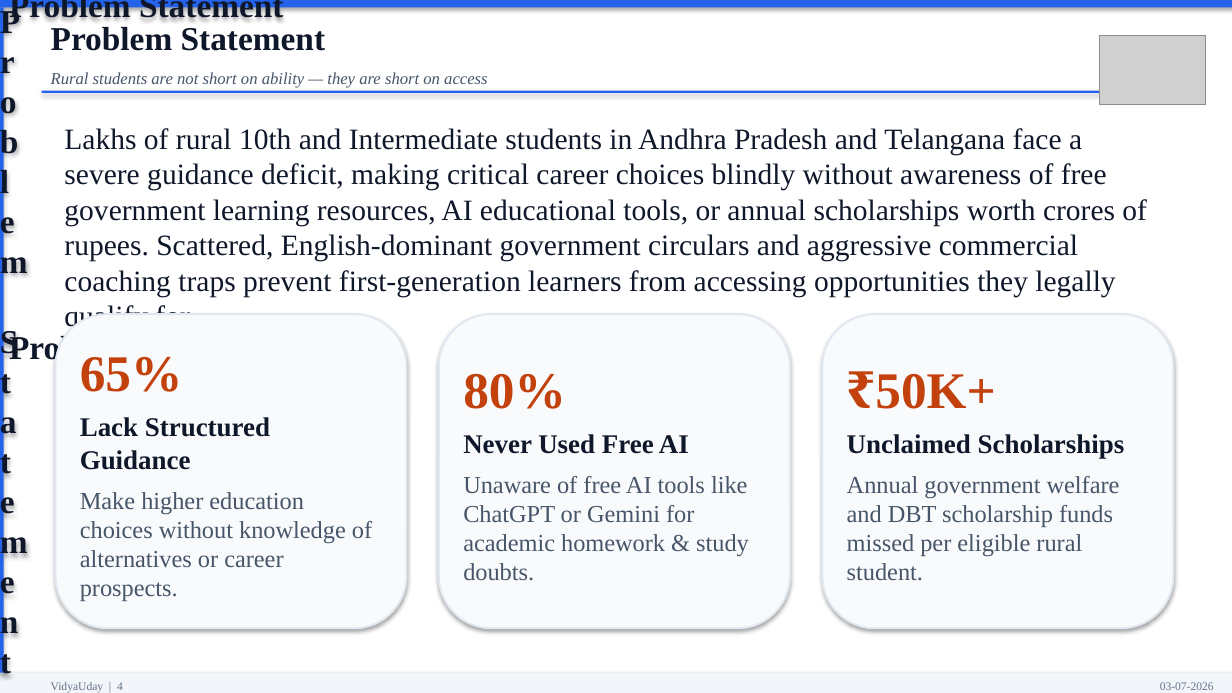
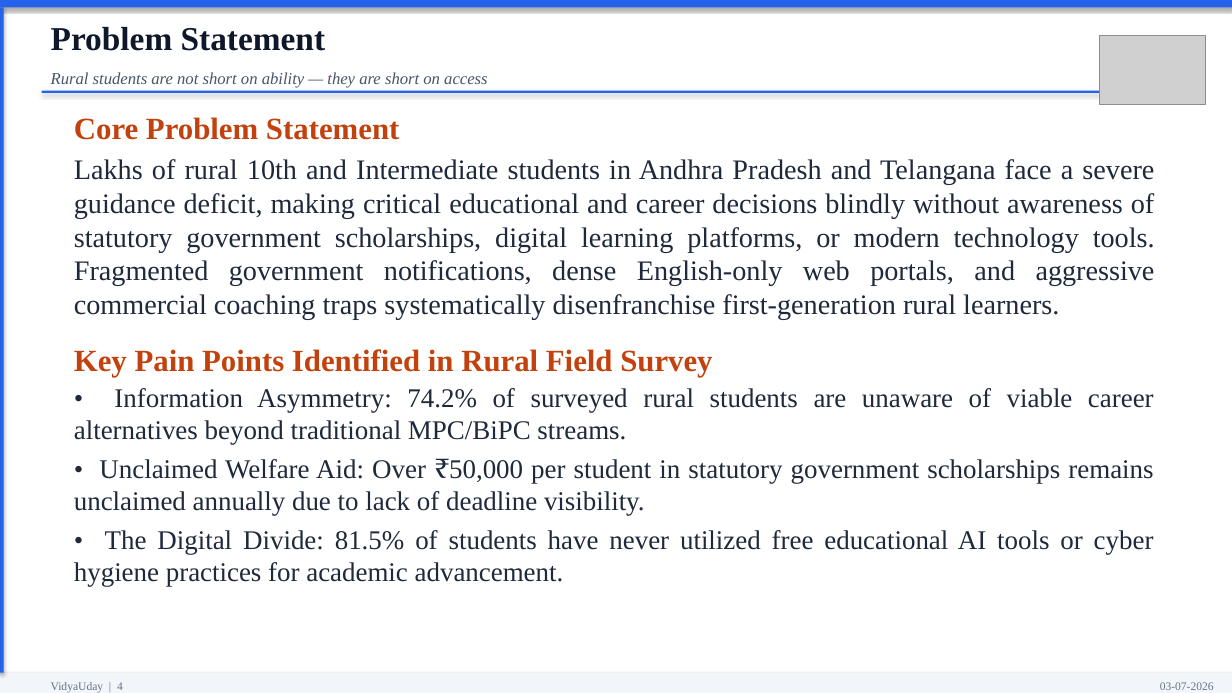
Before and after one commit to ramanakalisetty638-web/VidyaUday, a slide deck: slide 4 of VidyaUday_Official_Review_Presentation.pptx. Drawn at 1232x693 pixels with LibreOffice and Linux fonts; fonts in the diff are those of the drawing; grey boxes stand for pictures. Boxes give left, top, right and bottom in pixels: in the first picture for what was removed or moved away, otherwise in the second. Text is boxed around its words. In the diff, an @@ line names an element or a change of style, - is before the commit and + after.

Commit message:
Fix PPT: eliminate duplicate text, align and justify all slides, clean template borders, 4 screenshots grid

```diff
--- a/VidyaUday_Official_Review_Presentation.pptx
+++ b/VidyaUday_Official_Review_Presentation.pptx
@@ text in rectangle at <box>0,0,1232,693</box>: text removed @@
-Problem Statement
@@ text in rectangle at <box>9,0,284,23</box>: text removed @@
-Problem Statement
@@ text "Problem Statement" at <box>51,27,326,51</box>: less space between paragraphs @@
@@ text at <box>74,117,1155,587</box>: text changed; size 23 to 22 pt; text colour #0F172A to #1E293B @@
-Lakhs of rural 10th and Intermediate students in Andhra Pradesh and Telangana face a severe guidance deficit, making critical career choices blindly without awareness of free government learning resources, AI educational tools, or annual scholarships worth crores of rupees. Scattered, English-dominant government circulars and aggressive commercial coaching traps prevent first-generation learners from accessing opportunities they legally qualify for.
+Core Problem Statement
+Lakhs of rural 10th and Intermediate students in Andhra Pradesh and Telangana face a severe guidance deficit, making critical educational and career decisions blindly without awareness of statutory government scholarships, digital learning platforms, or modern technology tools. Fragmented government notifications, dense English-only web portals, and aggressive commercial coaching traps systematically disenfranchise first-generation rural learners.
+Key Pain Points Identified in Rural Field Survey
+• Information Asymmetry: 74.2% of surveyed rural students are unaware of viable career alternatives beyond traditional MPC/BiPC streams.
+• Unclaimed Welfare Aid: Over ₹50,000 per student in statutory government scholarships remains unclaimed annually due to lack of deadline visibility.
+• The Digital Divide: 81.5% of students have never utilized free educational AI tools or cyber hygiene practices for academic advancement.
@@ rounded rectangle removed at <box>55,314,407,628</box> @@
-65%
-Lack Structured Guidance
-Make higher education choices without knowledge of alternatives or career prospects.
@@ rounded rectangle removed at <box>439,314,790,628</box> @@
-80%
-Never Used Free AI
-Unaware of free AI tools like ChatGPT or Gemini for academic homework & study doubts.
@@ rounded rectangle removed at <box>823,314,1174,628</box> @@
-₹50K+
-Unclaimed Scholarships
-Annual government welfare and DBT scholarship funds missed per eligible rural student.
```
Also in this commit, not shown: 15 other slides changed, 1 slide added, 1 slide removed, 1 other file.
